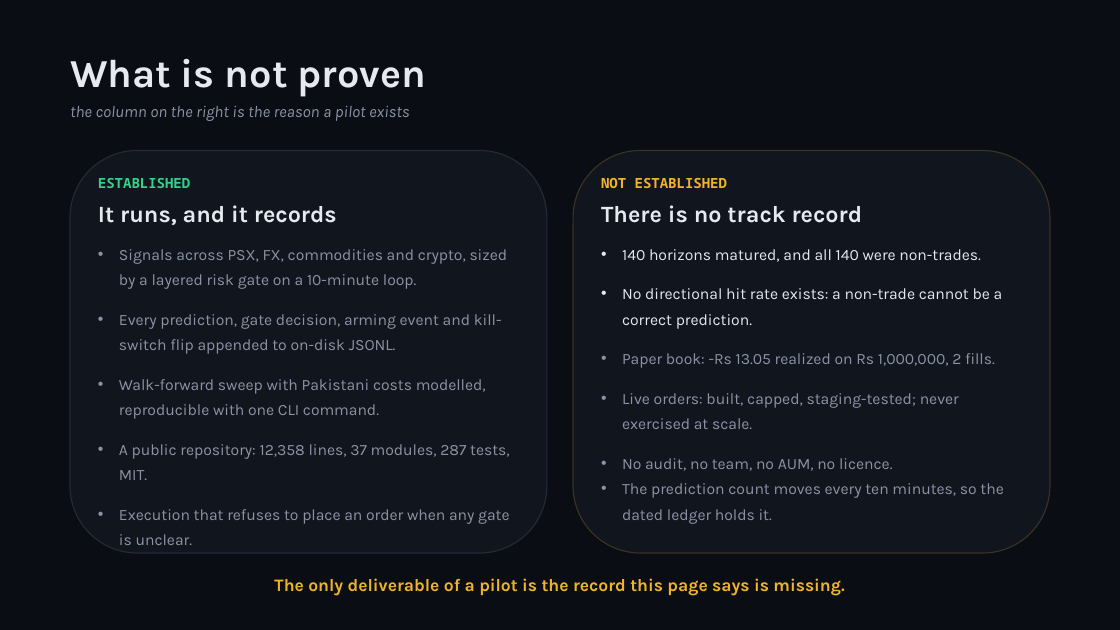
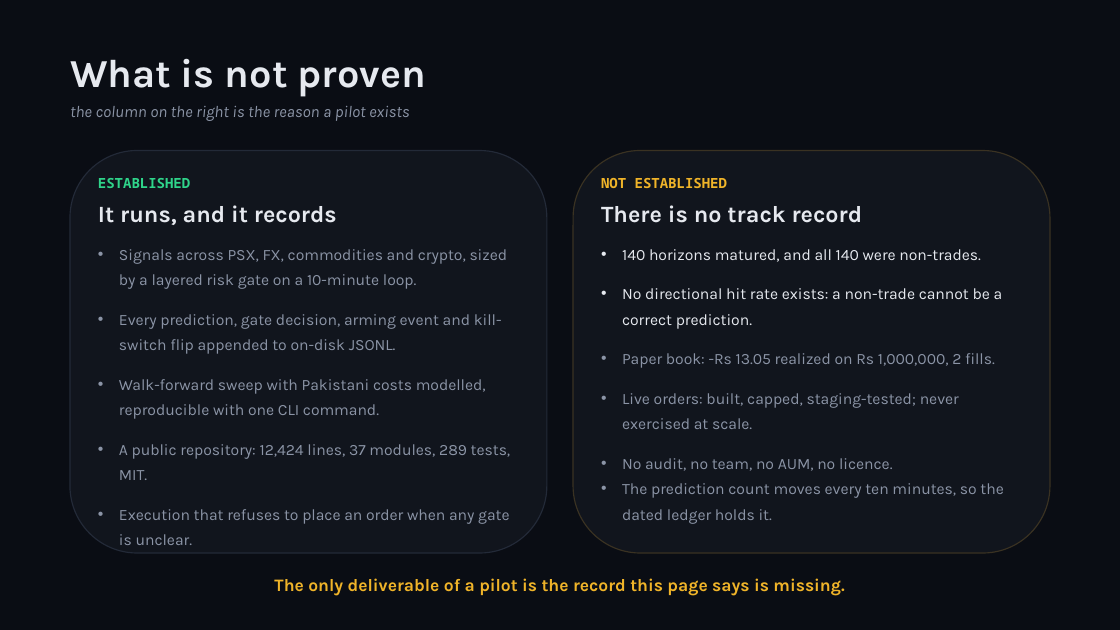
Before and after one commit to zhaider5142009-oss/kairos, a slide deck: slide 6 of docs/investors/KAIROS_Investor_Deck.pptx. Drawn at 1120x630 pixels with LibreOffice and Linux fonts; fonts in the diff are those of the drawing. Boxes give left, top, right and bottom in pixels: in the first picture for what was removed or moved away, otherwise in the second. Text is boxed around its words. In the diff, an @@ line names an element or a change of style, - is before the commit and + after.

```diff
--- a/docs/investors/KAIROS_Investor_Deck.pptx
+++ b/docs/investors/KAIROS_Investor_Deck.pptx
@@ text at bbox=[119, 444, 511, 480]: text changed @@
-• A public repository: 12,358 lines, 37 modules, 287 tests, MIT.
+• A public repository: 12,424 lines, 37 modules, 289 tests, MIT.
```
Also in this commit, not shown: 2 other slides changed, 12 other files.
